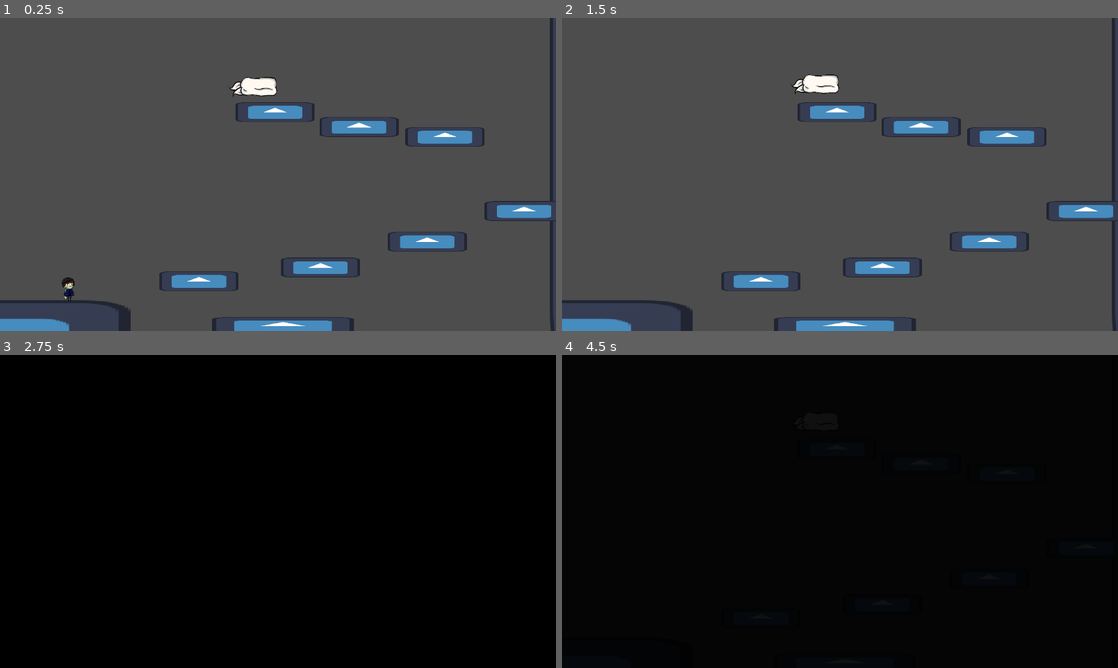
Above: before the commit, frames 1-4 (two rows, left to right).
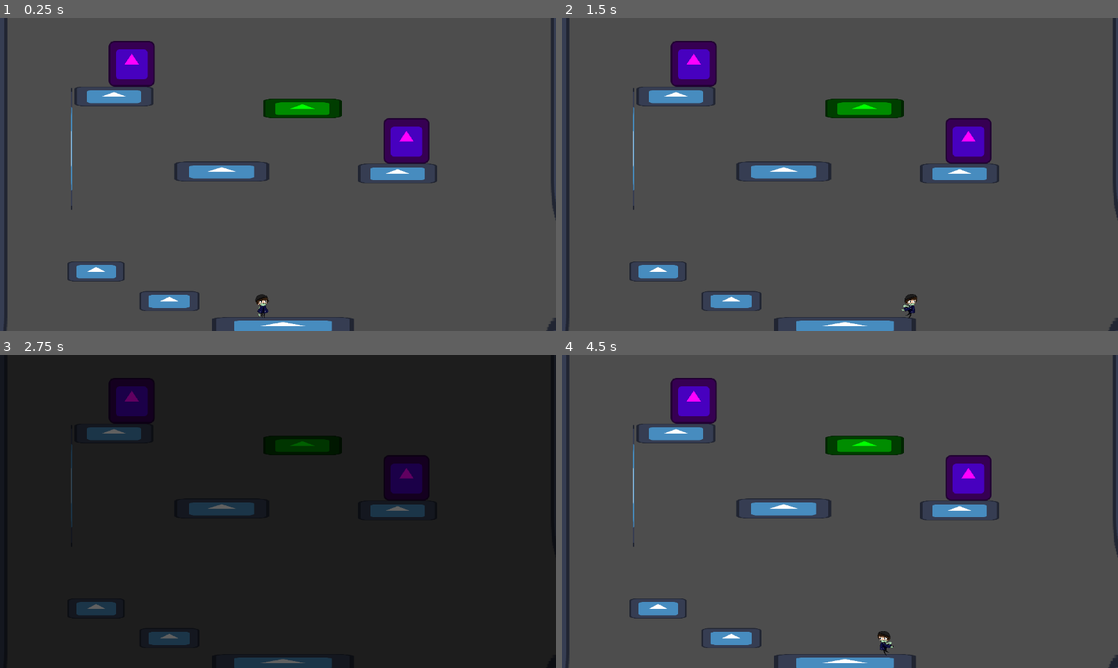
Above: after the commit, the same moments.

Repository: nandedeska/ggj-2026
Game: Godot game, scene res://scenes/LEVEL_TWO.tscn
Same seed, same stepped clock (60 frames per second), same inputs: the game is played once before the commit and once after it. Before the commit the project starts from res://scenes/LEVEL_ONE.tscn. The engine's default icon, where the game draws it, is replaced by a stand-in: a white triangle on a blue panel in a dark square.
Inputs:
- Up to frame 1 (0.25 s): no input
- Up to frame 2 (1.5 s): tap Enter (skip) at 0.5 s; hold F (mask) 0.53-1.28 s; hold D (move_right) from 0.53 s (still down); tap W (jump) at 0.77 s; tap F (mask) at 1.35 s
- Up to frame 3 (2.75 s): tap W (jump) at 1.52 s; release D (move_right) at 2.03 s; hold A (move_left) from 2.03 s (still down); hold F (mask) from 2.03 s (still down)
- Up to frame 4 (4.5 s): release A (move_left) at 2.78 s; release F (mask) at 2.78 s; hold D (move_right) 2.78-4.28 s; tap F (mask) at 2.85, 4.35 s; tap W (jump) at 3.02, 3.77 s; hold F (mask) 3.53-4.28 s; hold A (move_left) from 4.28 s (still down)

The runs differ from the first frame. In frame 1, 11% of the frame differs, in the area x 0-100%, y 0-100%; in frame 2, 11%; in frame 3, 98%; in frame 4, 100%.
Error before the commit: Parse Error: Identifier "Transitioner" not declared in the current scope. (res://scenes/top_camera_controller.gd:19)

Commit message:
small update

Diff:
--- a/project.godot
+++ b/project.godot
@@ -15,7 +15,7 @@
 [application]
 
 config/name="ggj2026"
-run/main_scene="uid://t6mkmfts5mkc"
+run/main_scene="uid://ddx7e3pqpqbpo"
 config/features=PackedStringArray("4.5", "Mobile")
 config/icon="res://graphics/icon.svg"
 
